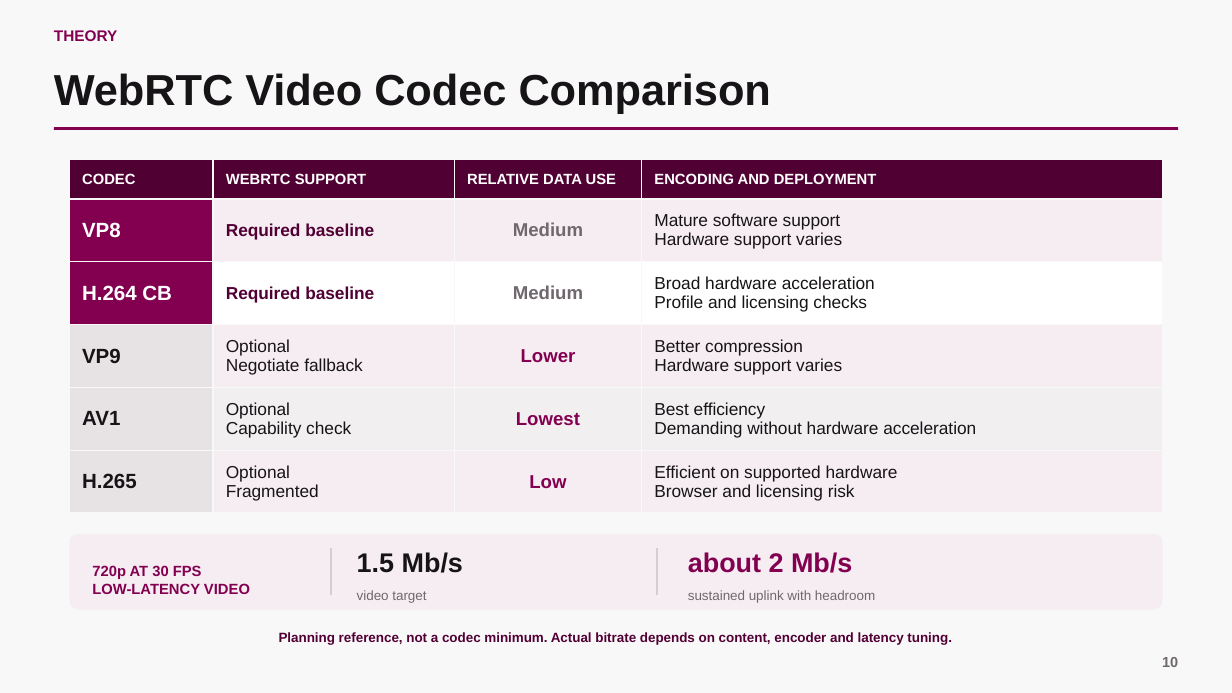
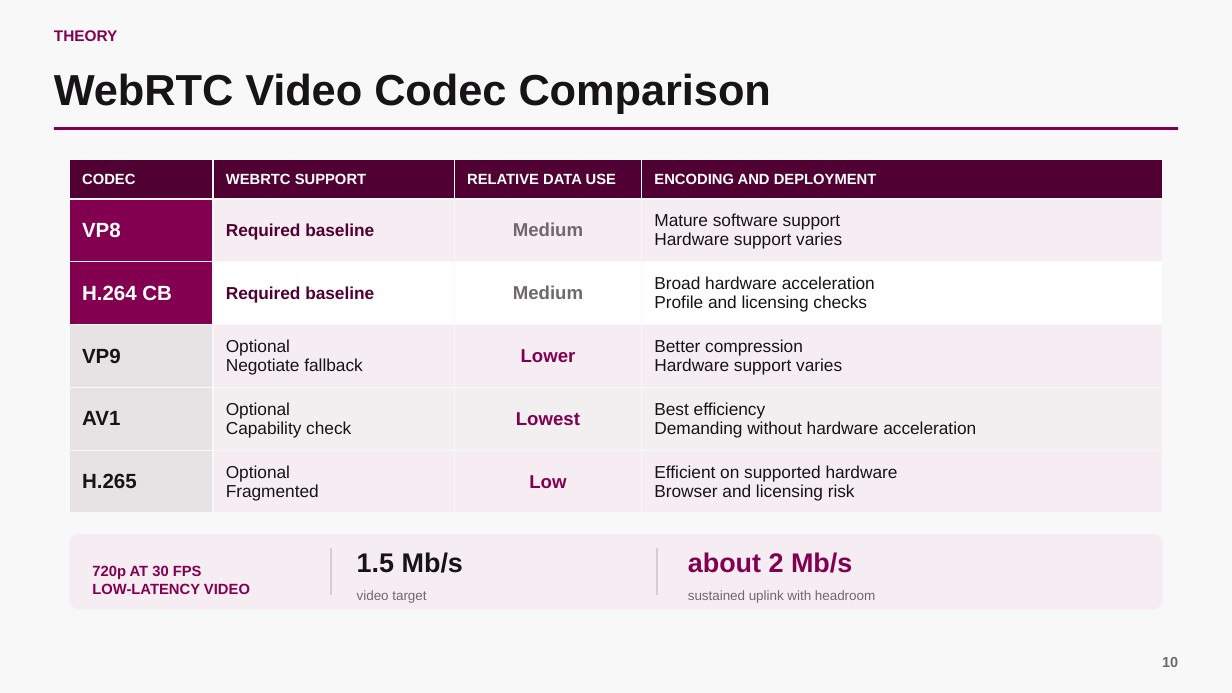
Before and after one commit to scarlet-radio-control/scarlet-radio-control, a slide deck: slide 10 of PRESENTATION.pptx. Drawn at 1232x693 pixels with LibreOffice and Linux fonts; fonts in the diff are those of the drawing. Boxes give left, top, right and bottom in pixels: in the first picture for what was removed or moved away, otherwise in the second. Text is boxed around its words. In the diff, an @@ line names an element or a change of style, - is before the commit and + after.

```diff
--- a/PRESENTATION.pptx
+++ b/PRESENTATION.pptx
@@ text removed at bbox=[279, 632, 952, 645] @@
-Planning reference, not a codec minimum. Actual bitrate depends on content, encoder and latency tuning.
```
Also in this commit, not shown: 1 slide removed.
